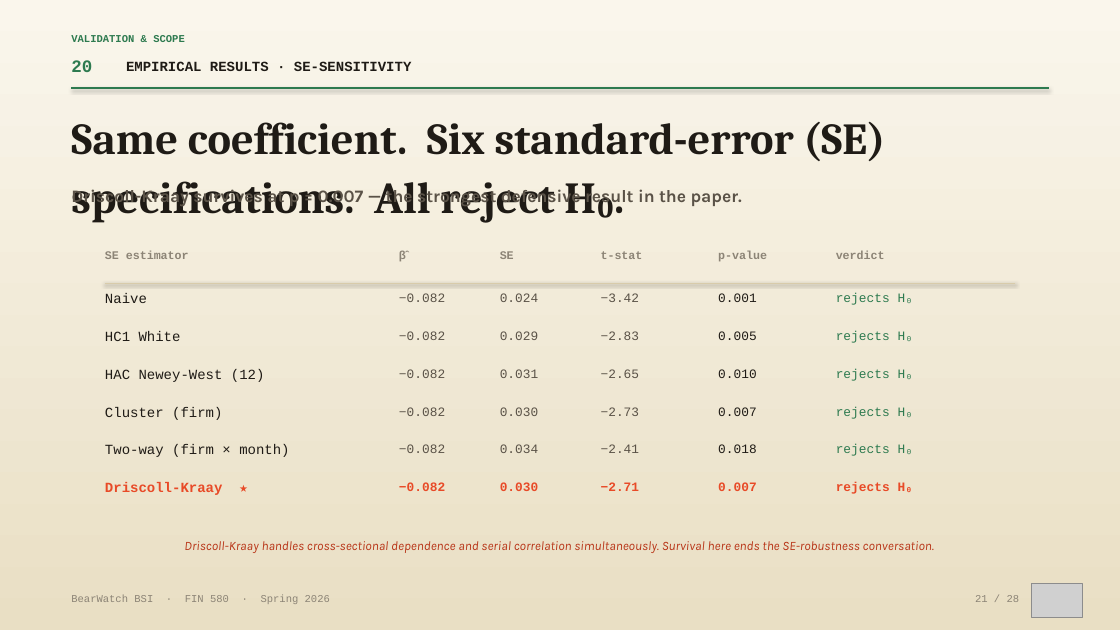
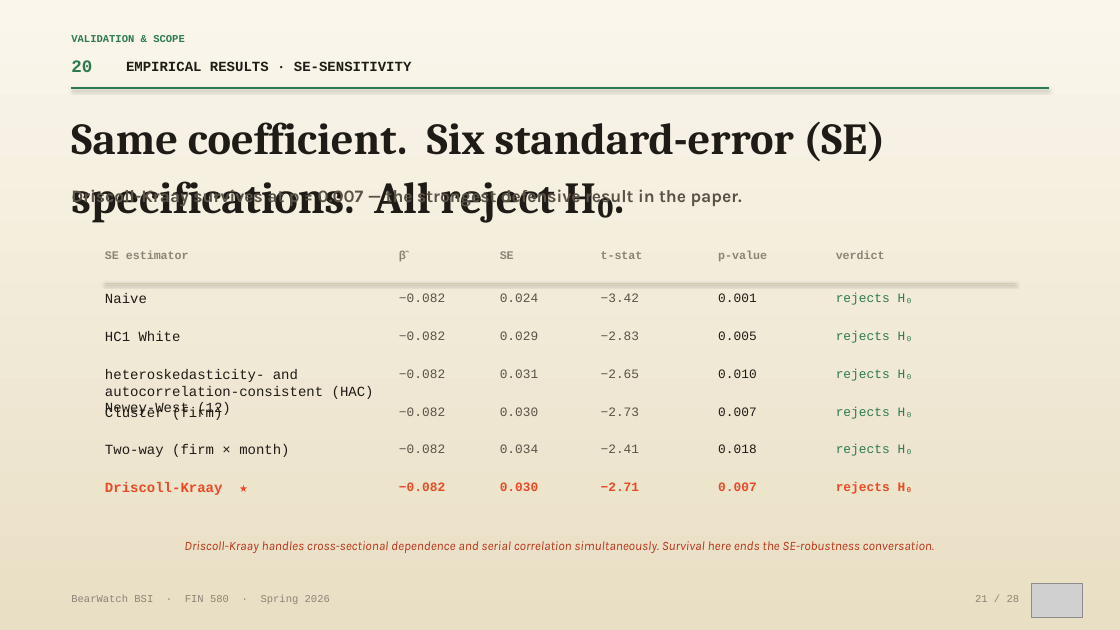
Before and after one commit to vermasidd1502/bnpl-trap, a slide deck: slide 21 of presentation/BearWatch_Research_Deck_FINAL.pptx. Drawn at 1120x630 pixels with LibreOffice and Linux fonts; fonts in the diff are those of the drawing; grey boxes stand for pictures. Boxes give left, top, right and bottom in pixels: in the first picture for what was removed or moved away, otherwise in the second. Text is boxed around its words. In the diff, an @@ line names an element or a change of style, - is before the commit and + after.

```diff
--- a/presentation/BearWatch_Research_Deck_FINAL.pptx
+++ b/presentation/BearWatch_Research_Deck_FINAL.pptx
@@ text at [105,369,374,417]: text changed @@
-HAC Newey-West (12)
+heteroskedasticity- and autocorrelation-consistent (HAC) Newey-West (12)
```
Also in this commit, not shown: 10 other slides changed, 1 other file.
